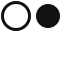
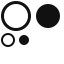
Layers edited between the first and the second w=64, h=64 image:
added layer "Ellipse 2 copy" above "Ellipse 2" over (19, 35, 29, 45)
added layer "Ellipse 2" above "transition copy" over (1, 33, 15, 47)
